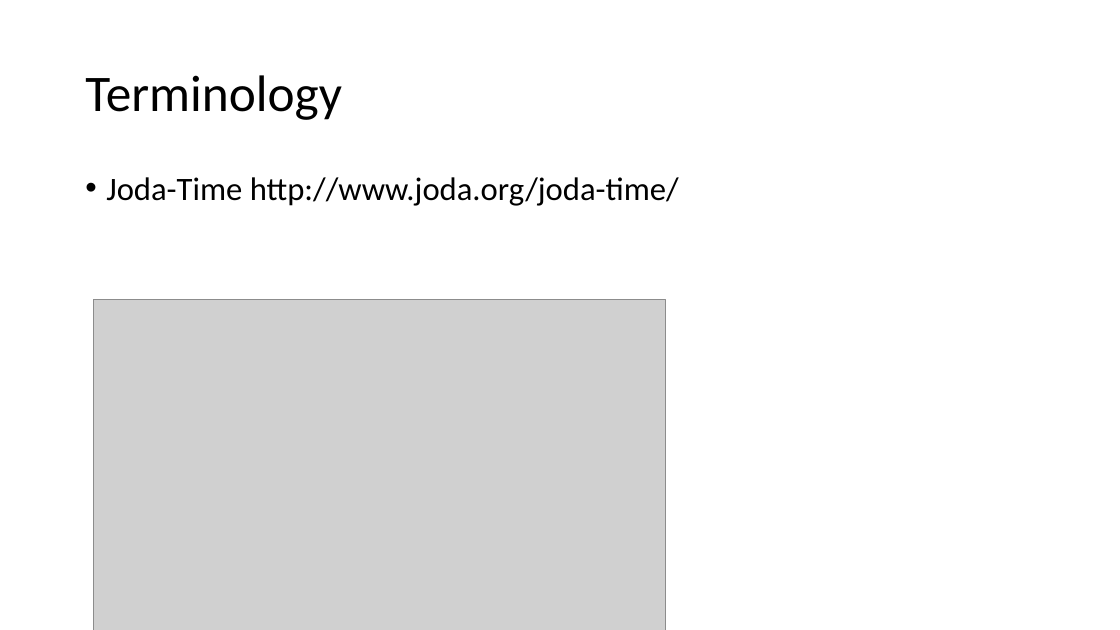
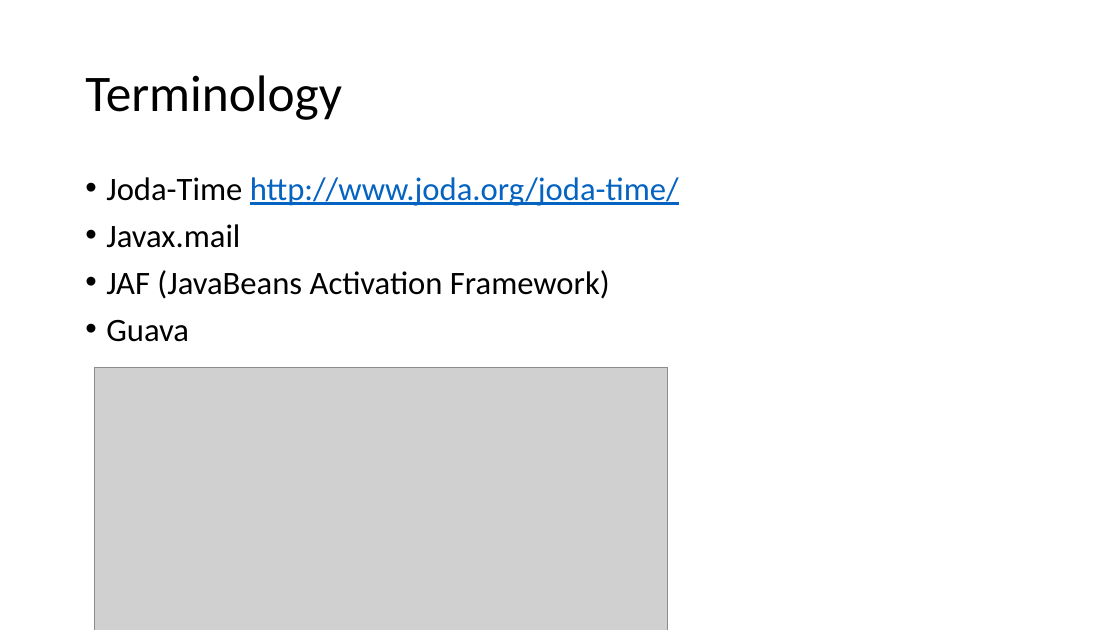
Before and after one commit to ernie55ernie/ShoppingCart, a slide deck: slide 11 of DM_PJ03_Probability.pptx. Drawn at 1120x630 pixels with LibreOffice and Linux fonts; fonts in the diff are those of the drawing; grey boxes stand for pictures. Boxes give left, top, right and bottom in pixels: in the first picture for what was removed or moved away, otherwise in the second. Text is boxed around its words. In the diff, an @@ line names an element or a change of style, - is before the commit and + after.

Commit message:
2015/5/28 Add E-mail function with gmail account not attached

```diff
--- a/DM_PJ03_Probability.pptx
+++ b/DM_PJ03_Probability.pptx
@@ text at <box>106,177,679,206</box>: text colour #000000 to #0563C1, underline on in "http://www.joda.org/joda-time/" @@
@@ text at <box>106,224,610,342</box>: paragraphs added @@
+• Javax.mail
+• JAF (JavaBeans Activation Framework)
+• Guava
@@ picture: place and size @@
-picture at <box>93,300,666,630</box>
+picture at <box>95,368,668,630</box>
```
Also in this commit, not shown: 1 other slide changed, 4 slides added, 3 other files.
